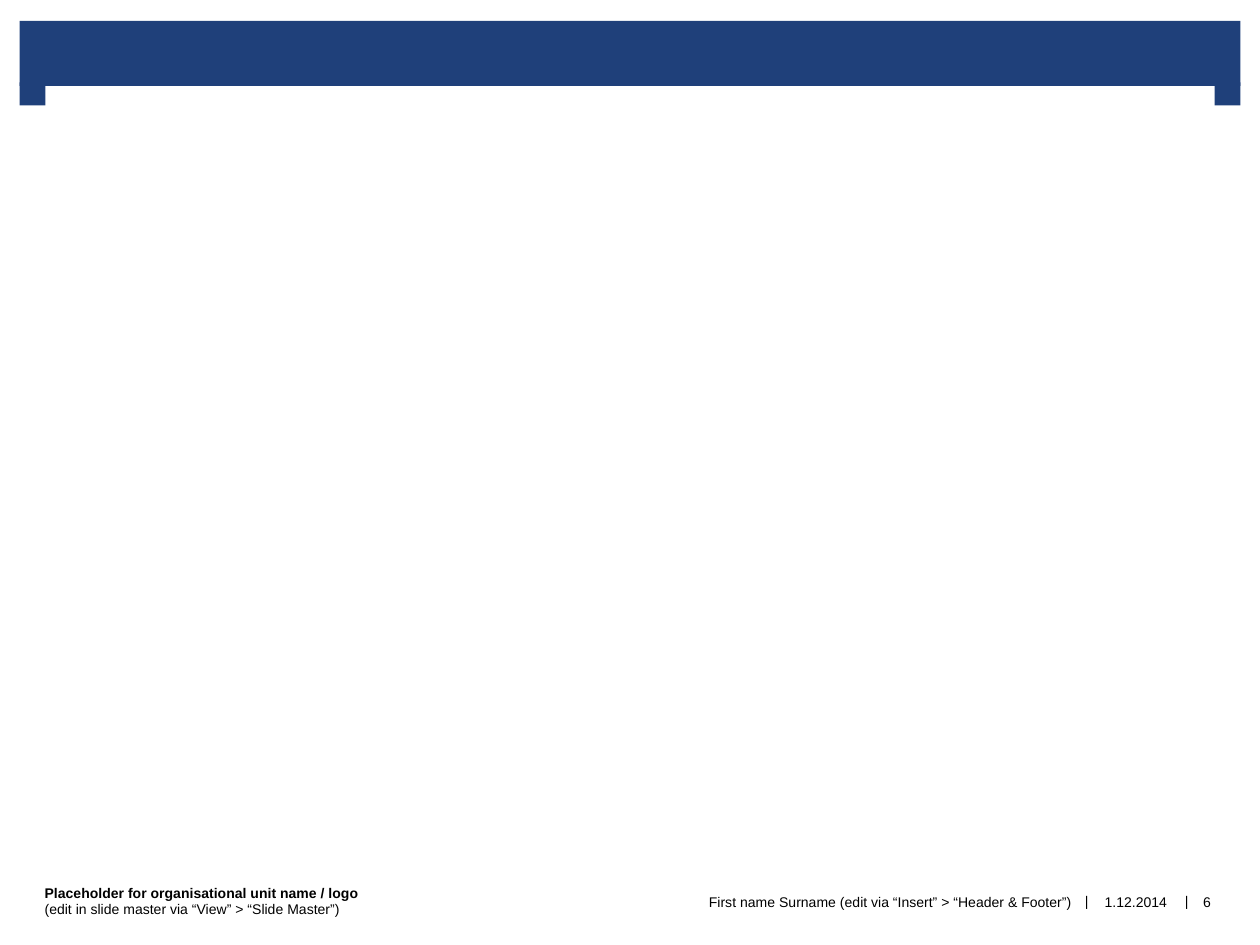
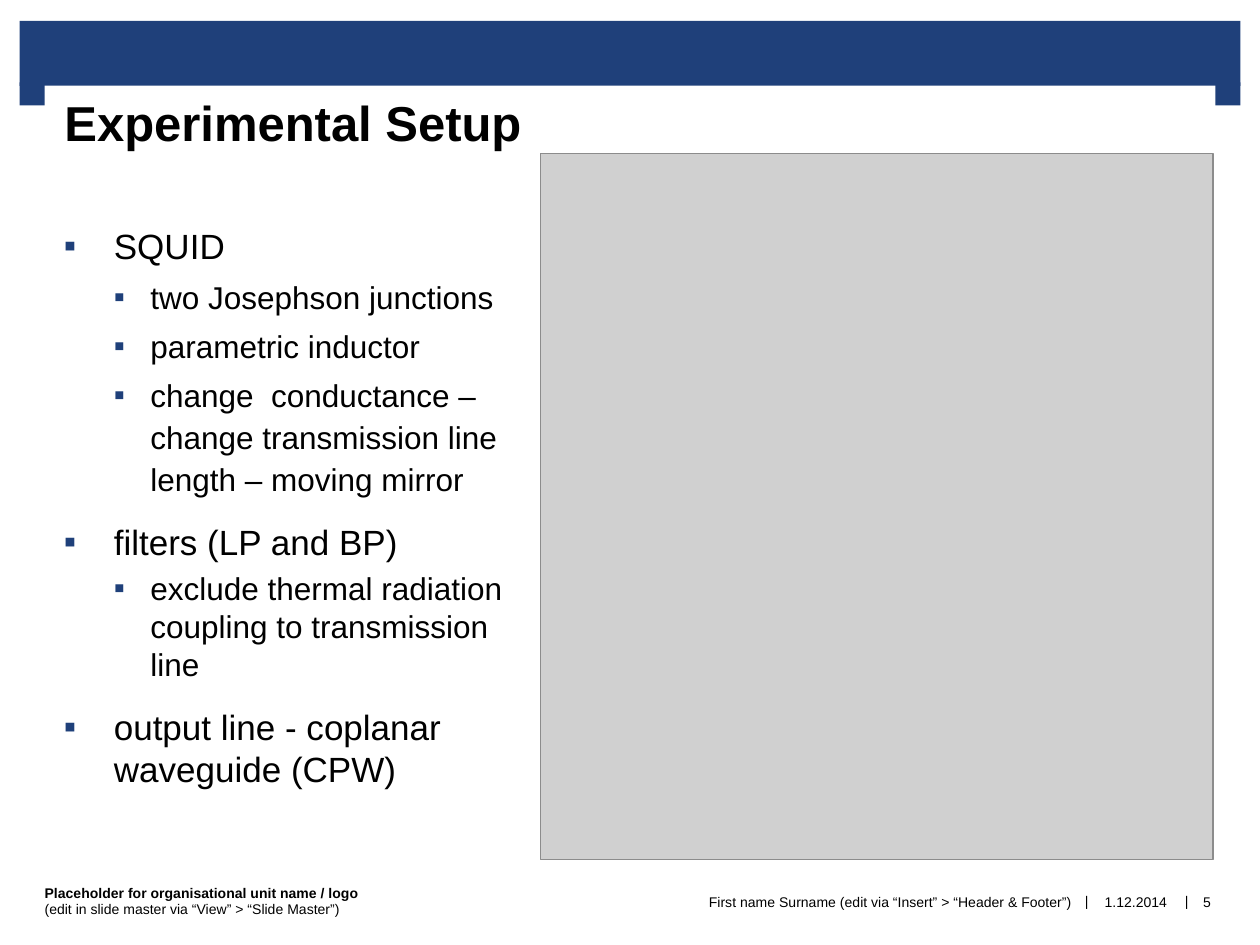
Before and after one commit to comet100/QMO_2019_Seminar, a slide deck: slide 5 of QMO_2019_prepsentation_draft1.pptx (slide 6 before the commit). Drawn at 1260x945 pixels with LibreOffice and Linux fonts; fonts in the diff are those of the drawing; grey boxes stand for pictures; background and template pictures are left out. Boxes give left, top, right and bottom in pixels: in the first picture for what was removed or moved away, otherwise in the second. Text is boxed around its words. In the diff, an @@ line names an element or a change of style, - is before the commit and + after.

Commit message:
update pptx

```diff
--- a/QMO_2019_prepsentation_draft1.pptx
+++ b/QMO_2019_prepsentation_draft1.pptx
@@ title added at bbox=[44, 86, 1215, 160], fill #FFFFFF, 28 pt, text #000000, bold @@
+Experimental Setup
@@ picture added at bbox=[541, 154, 1212, 859] @@
@@ text added at bbox=[114, 234, 502, 789], 18 pt, text #000000 @@
+▪ SQUID
+  ▪ two Josephson junctions
+  ▪ parametric inductor
+  ▪ change conductance – change transmission line length – moving mirror
+▪ filters (LP and BP)
+  ▪ exclude thermal radiation coupling to transmission line
+▪ output line - coplanar waveguide (CPW)
@@ page number at bbox=[1203, 897, 1211, 907]: text changed @@
-6
+5
```
Also in this commit, not shown: 6 other slides changed, 4 slides added, 2 slides removed.
